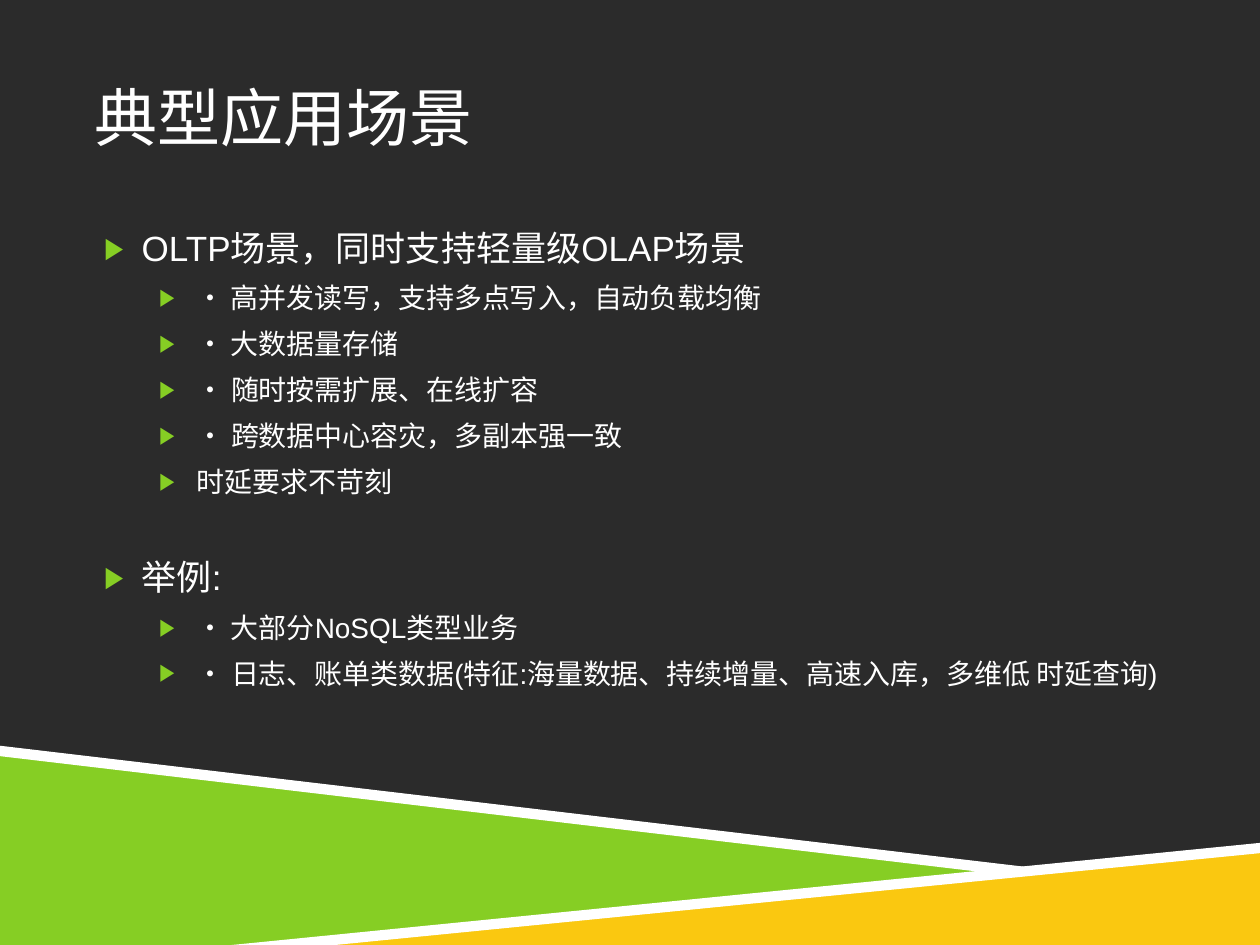
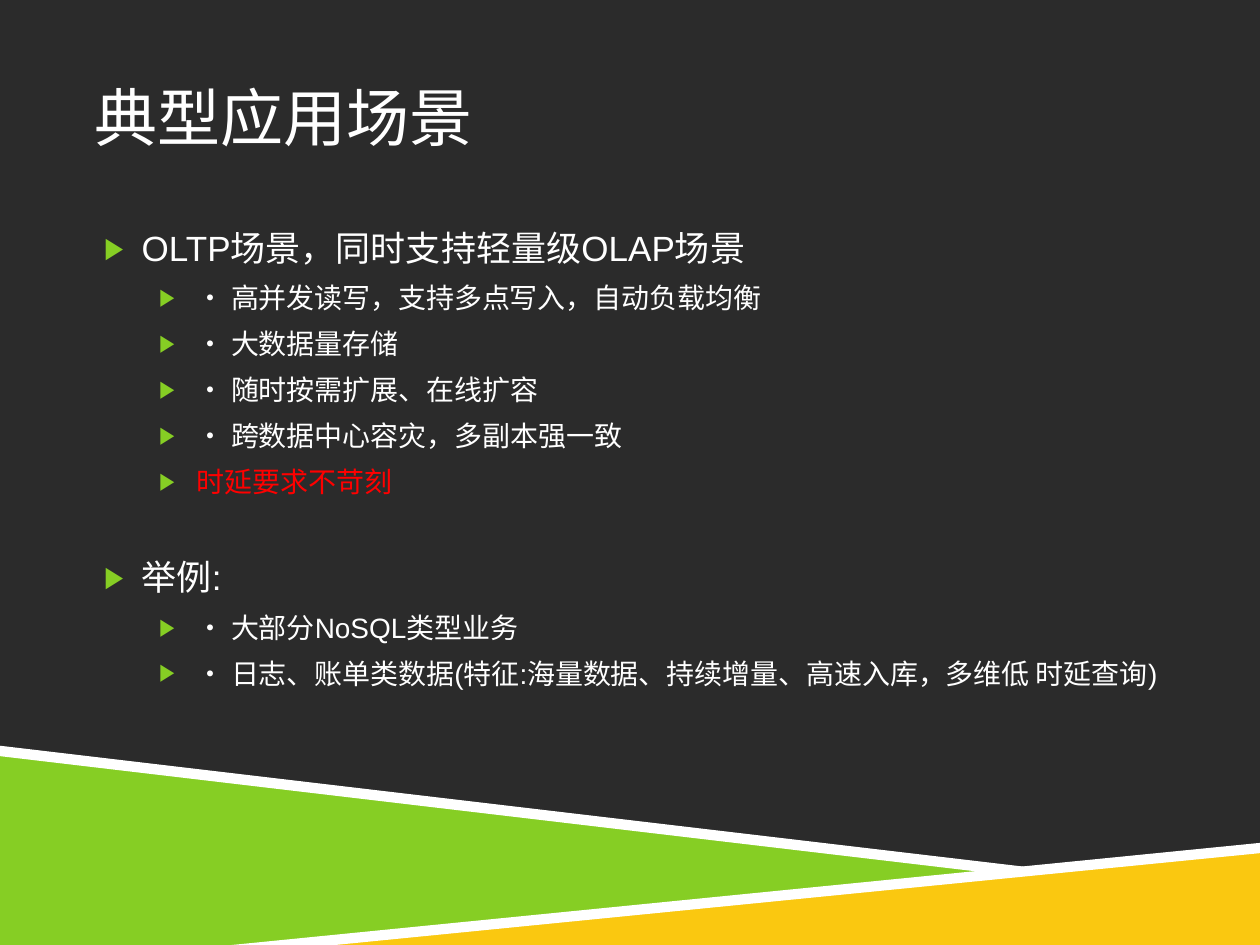
Before and after one commit to wisehead/techblog, a slide deck: slide 26 of database/newSQL/NewSQL.ppt. Drawn at 1260x945 pixels with LibreOffice and Linux fonts; fonts in the diff are those of the drawing; background and template pictures are left out; a plain dark background stands for a picture behind light text. Boxes give left, top, right and bottom in pixels: in the first picture for what was removed or moved away, otherwise in the second. Text is boxed around its words. In the diff, an @@ line names an element or a change of style, - is before the commit and + after.

```diff
--- a/database/newSQL/NewSQL.ppt
+++ b/database/newSQL/NewSQL.ppt
@@ text at <box>197,468,393,495</box>: text colour #FFFFFF to #FF0000 in "时延要求不苛刻" @@
```
Also in this commit, not shown: 4 other slides changed, 3 slides added, 2 slides removed, 2 other files.
